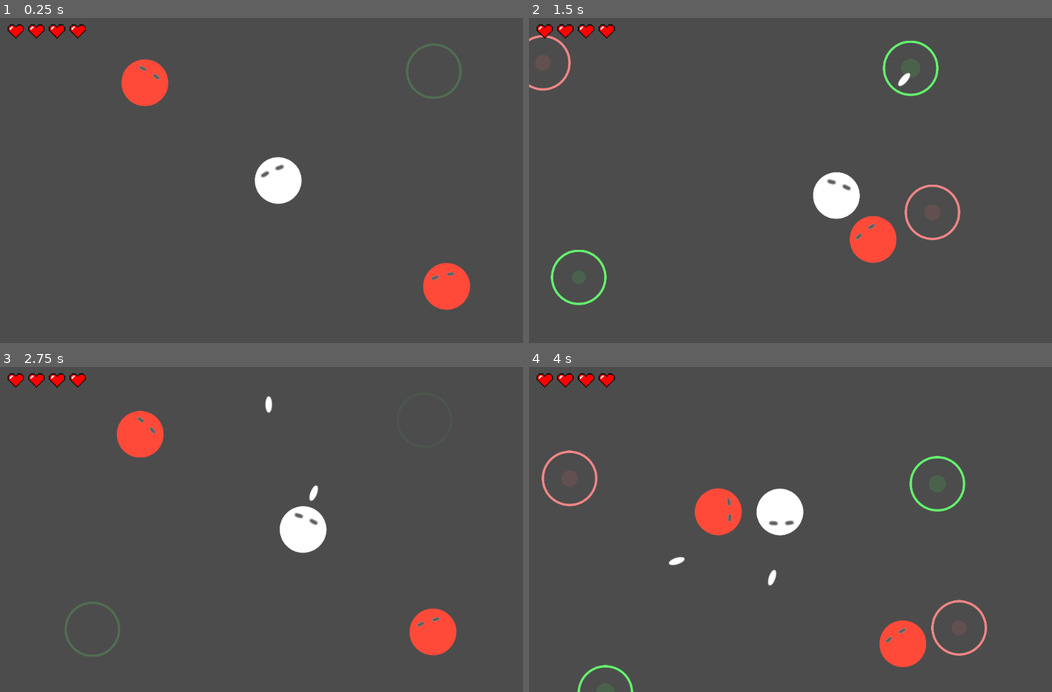
Above: before the commit, frames 1-4 (two rows, left to right).
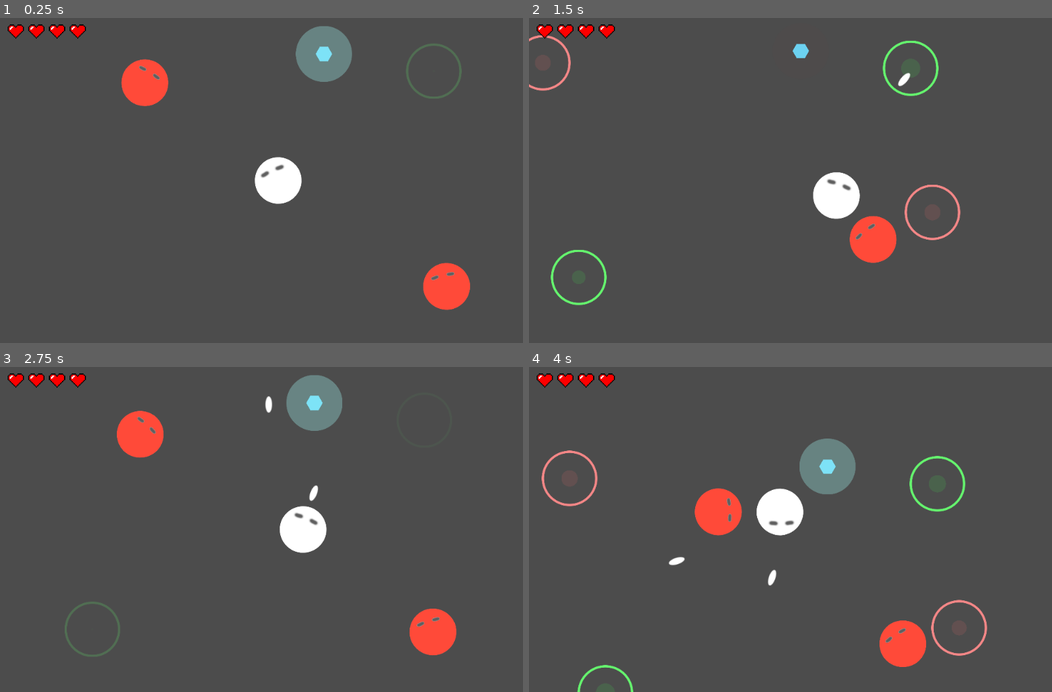
Above: after the commit, the same moments.

Repository: kmltml/gmtk2021
Game: Godot game, scene res://main.tscn
The game is run twice, just before and just after one commit, with the same random seed, the same clock (stepped at 60 frames per second) and the same inputs. Sound files missing from this copy of the repository are replaced by a short silence.
Inputs (mouse positions are in pixels of both pictures, inside the frame that each line leads up to):
- Up to frame 1 (0.25 s): no input
- Up to frame 2 (1.5 s): move the mouse to (931, 164) at 0.52 s; press the mouse at (931, 164) at 0.53 s; hold D (move_right) 0.53-1.28 s; move the mouse to (696, 196) at 1.27 s; release the mouse at (696, 196) at 1.28 s; hold S (move_down) from 1.28 s (still down); click (696, 196) at 1.35 s
- Up to frame 3 (2.75 s): move the mouse to (334, 458) at 2.02 s; release S (move_down) at 2.03 s; press the mouse at (334, 458) at 2.03 s; hold D (move_right) from 2.03 s (still down)
- Up to frame 4 (4 s): move the mouse to (780, 594) at 2.77 s; release D (move_right) at 2.78 s; release the mouse at (780, 594) at 2.78 s; hold W (move_up) 2.78-3.53 s; click (780, 594) at 2.85 s; move the mouse to (973, 578) at 3.52 s; press the mouse at (973, 578) at 3.53 s; hold A (move_left) from 3.53 s (still down)

The runs differ from the first frame. In frame 1, 1.5% of the frame differs, in the area x 56-68%, y 2-20%; in frame 2, 0.1%; in frame 3, 1.5%; in frame 4, 1.5%.

Commit message:
Add powerups - We has the theme, yay!

Diff:
--- a/bullets/bullet.tscn
+++ b/bullets/bullet.tscn
@@ -7,7 +7,9 @@
 radius = 5.8981
 height = 18.1353
 
-[node name="Area2D" type="Area2D"]
+[node name="Area2D" type="Area2D" groups=[
+"bullet",
+]]
 collision_layer = 0
 collision_mask = 2
 script = ExtResource( 2 )
--- a/level/level.tscn
+++ b/level/level.tscn
@@ -6,6 +6,7 @@
 [ext_resource path="res://level/level_scene.gd" type="Script" id=4]
 [ext_resource path="res://player/Player.tscn" type="PackedScene" id=5]
 [ext_resource path="res://enemies/shooter/Shooter.tscn" type="PackedScene" id=6]
+[ext_resource path="res://powerups/shield/Shield.tscn" type="PackedScene" id=7]
 
 [sub_resource type="RectangleShape2D" id=1]
 extents = Vector2( 1000, 1000 )
@@ -46,3 +47,5 @@
 
 [node name="MonsterSpawner4" parent="." instance=ExtResource( 3 )]
 position = Vector2( 326.463, 64.2614 )
+
+[node name="Shield" parent="." instance=ExtResource( 7 )]
--- a/player/Player.tscn
+++ b/player/Player.tscn
@@ -7,8 +7,9 @@
 [sub_resource type="CircleShape2D" id=1]
 radius = 41.2699
 
-[node name="RigidBody2D" type="RigidBody2D" groups=[
+[node name="Player" type="RigidBody2D" groups=[
 "player",
+"sticky",
 ]]
 collision_layer = 5
 script = ExtResource( 2 )
--- /dev/null
+++ b/powerups/shield/Shield.gd
@@ -0,0 +1,22 @@
+extends RigidBody2D
+
+var is_attached = false
+
+func _ready():
+    connect("body_entered", self, "on_body_entered")
+
+func on_body_entered(body):
+    if body.is_in_group("sticky"):
+        disconnect("body_entered", self, "on_body_entered")
+        add_to_group("sticky")
+        join_together_with(body)
+
+func join_together_with(body):
+    var joint = PinJoint2D.new()
+    add_child(joint)
+    joint.node_a = self.get_path()
+    joint.node_b = body.get_path()
+
+    if body.is_in_group("player"):
+        add_to_group("player")
+        $ShieldArea.set_collision_layer_bit(1, false)
--- /dev/null
+++ b/powerups/shield/Shield.tscn
@@ -0,0 +1,119 @@
+[gd_scene load_steps=10 format=2]
+
+[ext_resource path="res://powerups/shield/hitbox.png" type="Texture" id=1]
+[ext_resource path="res://powerups/shield/shield.png" type="Texture" id=2]
+[ext_resource path="res://powerups/shield/Shield.gd" type="Script" id=3]
+[ext_resource path="res://powerups/shield/ShieldArea.gd" type="Script" id=4]
+
+[sub_resource type="CircleShape2D" id=1]
+radius = 14.0692
+
+[sub_resource type="Animation" id=2]
+resource_name = "Hit"
+length = 0.5
+tracks/0/type = "value"
+tracks/0/path = NodePath("hitbox:modulate")
+tracks/0/interp = 1
+tracks/0/loop_wrap = true
+tracks/0/imported = false
+tracks/0/enabled = true
+tracks/0/keys = {
+"times": PoolRealArray( 0, 0.1, 0.5 ),
+"transitions": PoolRealArray( 1, 0.392292, 0.420448 ),
+"update": 0,
+"values": [ Color( 1, 1, 1, 0.32549 ), Color( 1, 0.643137, 0.643137, 0.847059 ), Color( 1, 0.168627, 0.168627, 0 ) ]
+}
+
+[sub_resource type="Animation" id=3]
+resource_name = "Pulsing"
+length = 2.0
+loop = true
+tracks/0/type = "value"
+tracks/0/path = NodePath("hitbox:modulate")
+tracks/0/interp = 1
+tracks/0/loop_wrap = true
+tracks/0/imported = false
+tracks/0/enabled = true
+tracks/0/keys = {
+"times": PoolRealArray( 0, 1 ),
+"transitions": PoolRealArray( 3.73213, 0.108819 ),
+"update": 0,
+"values": [ Color( 1, 1, 1, 0.32549 ), Color( 1, 1, 1, 0.647059 ) ]
+}
+
+[sub_resource type="Animation" id=4]
+resource_name = "Recover"
+length = 2.0
+tracks/0/type = "value"
+tracks/0/path = NodePath("hitbox:modulate")
+tracks/0/interp = 1
+tracks/0/loop_wrap = true
+tracks/0/imported = false
+tracks/0/enabled = true
+tracks/0/keys = {
+"times": PoolRealArray( 0, 0.5, 1, 1.2, 2 ),
+"transitions": PoolRealArray( 42.2243, 0.0167464, 14.42, 1, 1 ),
+"update": 0,
+"values": [ Color( 1, 1, 1, 0 ), Color( 1, 1, 1, 0.607843 ), Color( 1, 1, 1, 0.0392157 ), Color( 1, 1, 1, 0.67451 ), Color( 1, 1, 1, 0.32549 ) ]
+}
+tracks/1/type = "value"
+tracks/1/path = NodePath(".:shield_on")
+tracks/1/interp = 1
+tracks/1/loop_wrap = true
+tracks/1/imported = false
+tracks/1/enabled = true
+tracks/1/keys = {
+"times": PoolRealArray( 1.2 ),
+"transitions": PoolRealArray( 1 ),
+"update": 1,
+"values": [ true ]
+}
+
+[sub_resource type="CircleShape2D" id=5]
+radius = 52.9265
+
+[node name="Shield" type="RigidBody2D" groups=[
+"powerup",
+]]
+position = Vector2( 84.1667, -233.64 )
+contacts_reported = 1
+contact_monitor = true
+linear_damp = 1.0
+angular_damp = 1.0
+script = ExtResource( 3 )
+__meta__ = {
+"_edit_horizontal_guides_": [  ]
+}
+
+[node name="shield" type="Sprite" parent="."]
+scale = Vector2( 0.205432, 0.205432 )
+texture = ExtResource( 2 )
+__meta__ = {
+"_editor_description_": "s"
+}
+
+[node name="CollisionShape2D" type="CollisionShape2D" parent="."]
+shape = SubResource( 1 )
+
+[node name="ShieldArea" type="Area2D" parent="."]
+collision_layer = 7
+collision_mask = 7
+script = ExtResource( 4 )
+
+[node name="AnimationPlayer" type="AnimationPlayer" parent="ShieldArea"]
+anims/Hit = SubResource( 2 )
+anims/Pulsing = SubResource( 3 )
+anims/Recover = SubResource( 4 )
+
+[node name="CollisionShape2D" type="CollisionShape2D" parent="ShieldArea"]
+visible = false
+shape = SubResource( 5 )
+
+[node name="hitbox" type="Sprite" parent="ShieldArea"]
+modulate = Color( 1, 1, 1, 0.32549 )
+scale = Vector2( 0.404071, 0.404071 )
+texture = ExtResource( 1 )
+
+[node name="Timer" type="Timer" parent="ShieldArea"]
+wait_time = 4.0
+one_shot = true
--- /dev/null
+++ b/powerups/shield/ShieldArea.gd
@@ -0,0 +1,22 @@
+extends Area2D
+
+export var shield_on = true
+
+func _ready():
+    $AnimationPlayer.play("Pulsing")
+    connect("area_entered", self, "on_area_entered")
+    $Timer.connect("timeout", self, "on_timeout")
+
+# func _process(delta):
+#     pass
+
+func on_area_entered(area):
+    if shield_on and area.is_in_group("bullet"):
+        area.queue_free()
+        shield_on = false
+        $AnimationPlayer.play("Hit")
+        $Timer.start()
+
+func on_timeout():
+    $AnimationPlayer.play("Recover")
+    $AnimationPlayer.queue("Pulsing")
Not shown: 1 places in level/level.tscn that only renumber resources
Binary file added: powerups/shield/hitbox.png
Not shown, added: powerups/shield/hitbox.png.import
Binary file added: powerups/shield/shield.png
Not shown, added: powerups/shield/shield.png.import
